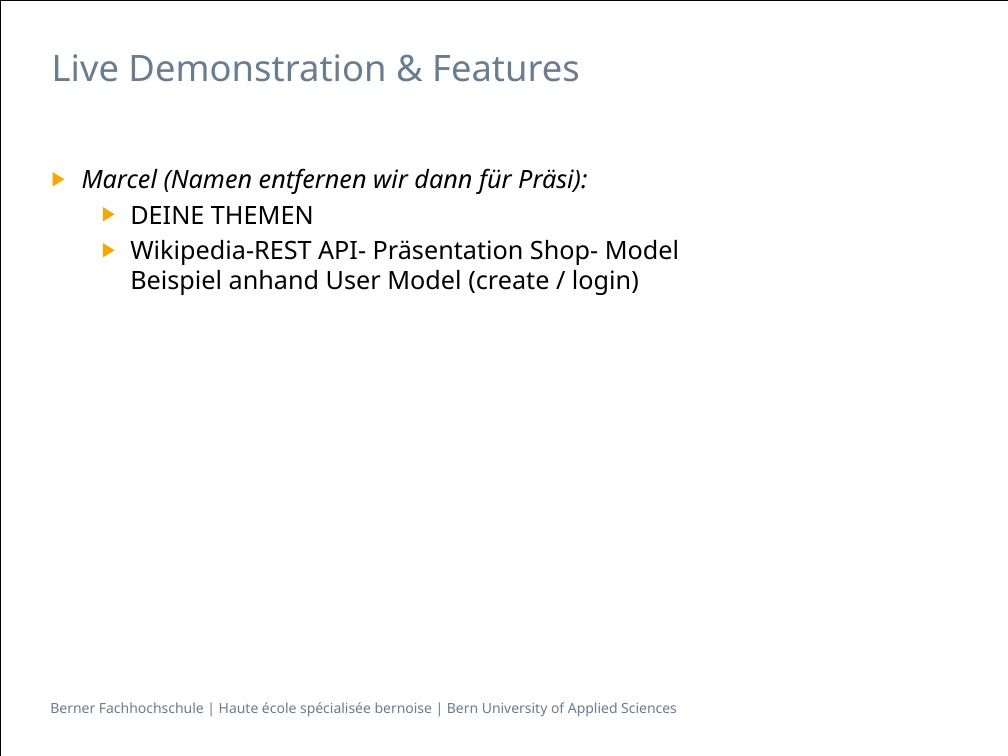
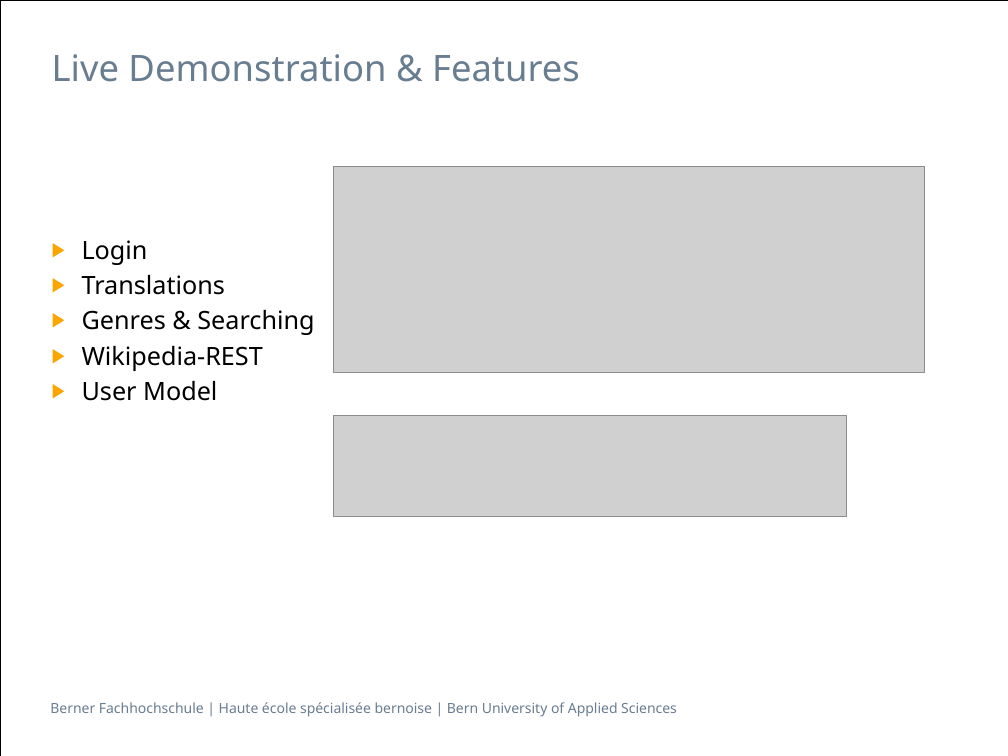
Before and after one commit to Makae/ch.bfh.bti7054.w2014.q.groot, a slide deck: slide 8 of trunk/doc/Presentation.pptx. Drawn at 1008x756 pixels with LibreOffice and Linux fonts; fonts in the diff are those of the drawing; grey boxes stand for pictures. Boxes give left, top, right and bottom in pixels: in the first picture for what was removed or moved away, otherwise in the second. Text is boxed around its words. In the diff, an @@ line names an element or a change of style, - is before the commit and + after.

```diff
--- a/trunk/doc/Presentation.pptx
+++ b/trunk/doc/Presentation.pptx
@@ picture added at (334, 166, 924, 372) @@
@@ text at (82, 240, 314, 401): text changed @@
-▶ Marcel (Namen entfernen wir dann für Präsi):
-  ▶ DEINE THEMEN
-  ▶ Wikipedia-REST API- Präsentation Shop- Model
-    Beispiel anhand User Model (create / login)
+▶ Login
+▶ Translations
+▶ Genres & Searching
+▶ Wikipedia-REST
+▶ User Model
@@ picture added at (334, 416, 847, 517) @@
```
Also in this commit, not shown: 2 other slides changed.
